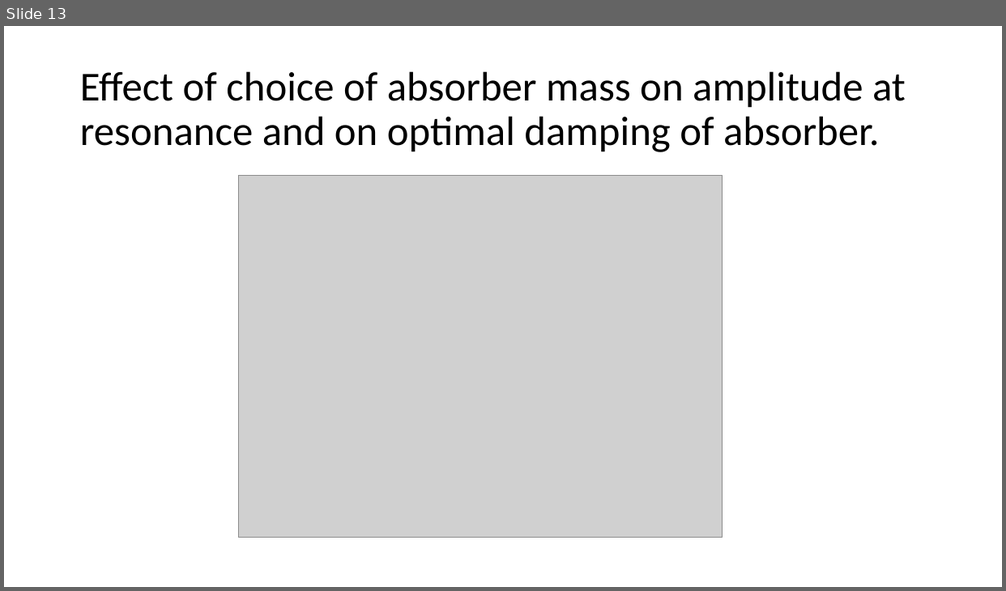
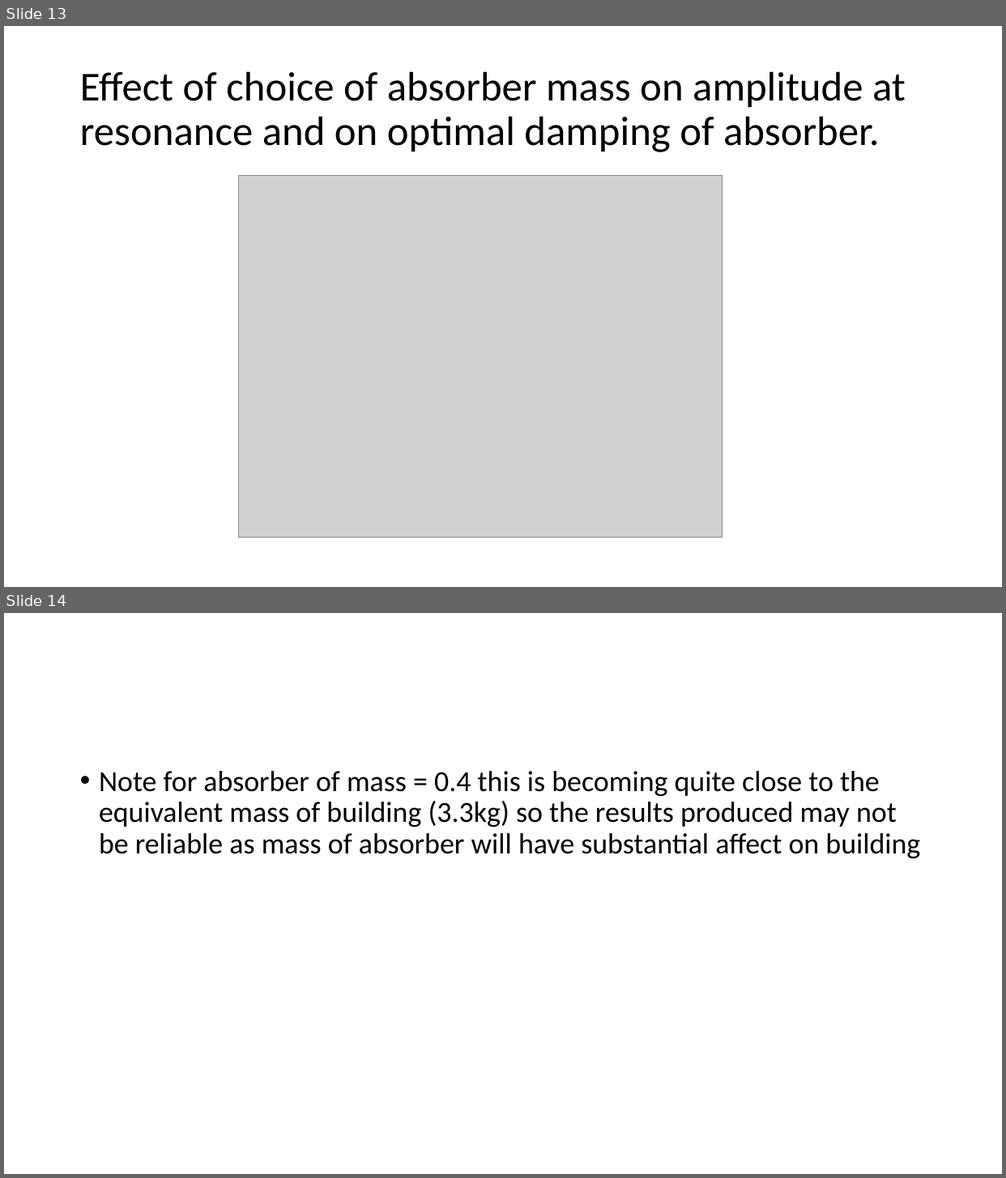
Before and after one commit to harrysarson/building-vibrations, a slide deck: Presentation.pptx. Shown one above the other, each under a label of ours: slide 13 before the commit, slides 13 and 14 after it. The pictures are 1006x591 and 1006x1178 pixels, drawn with LibreOffice and Linux fonts; fonts in the diff are those of the drawing; grey boxes stand for pictures. Boxes give left, top, right and bottom in pixels: in the first picture for what was removed or moved away, otherwise in the second. Text is boxed around its words. In the diff, an @@ line names an element or a change of style, - is before the commit and + after.

```diff
--- a/Presentation.pptx
+++ b/Presentation.pptx
@@ slide 14 added at [4, 613, 1002, 1174], background #FFFFFF @@
@@ text added at [99, 771, 920, 858], 28 pt, text #000000 @@
+• Note for absorber of mass = 0.4 this is becoming quite close to the equivalent mass of building (3.3kg) so the results produced may not be reliable as mass of absorber will have substantial affect on building
```
